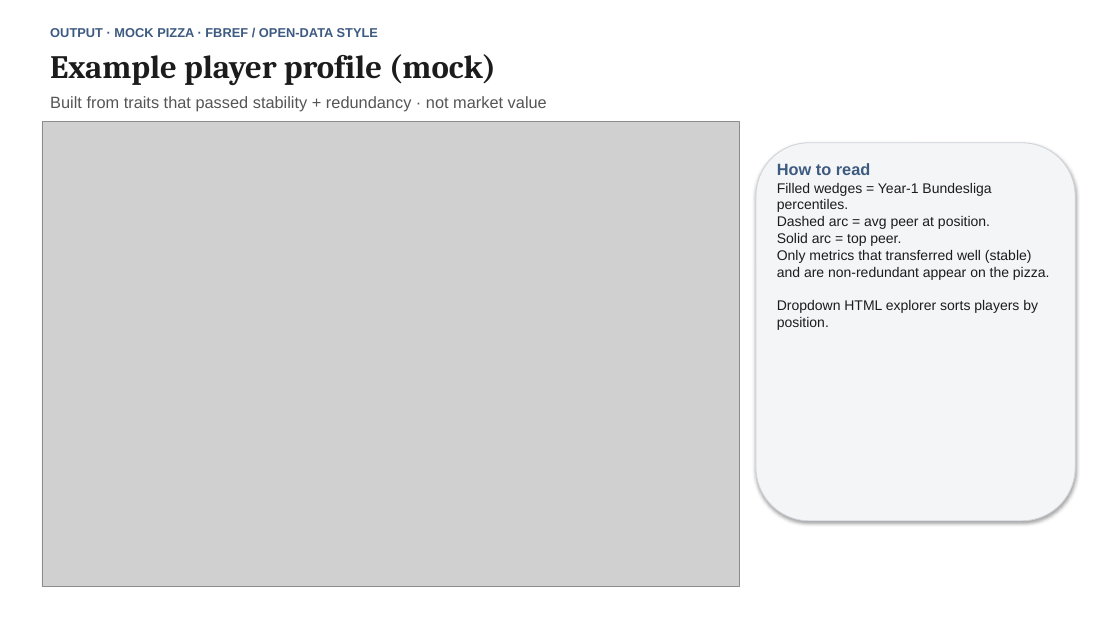
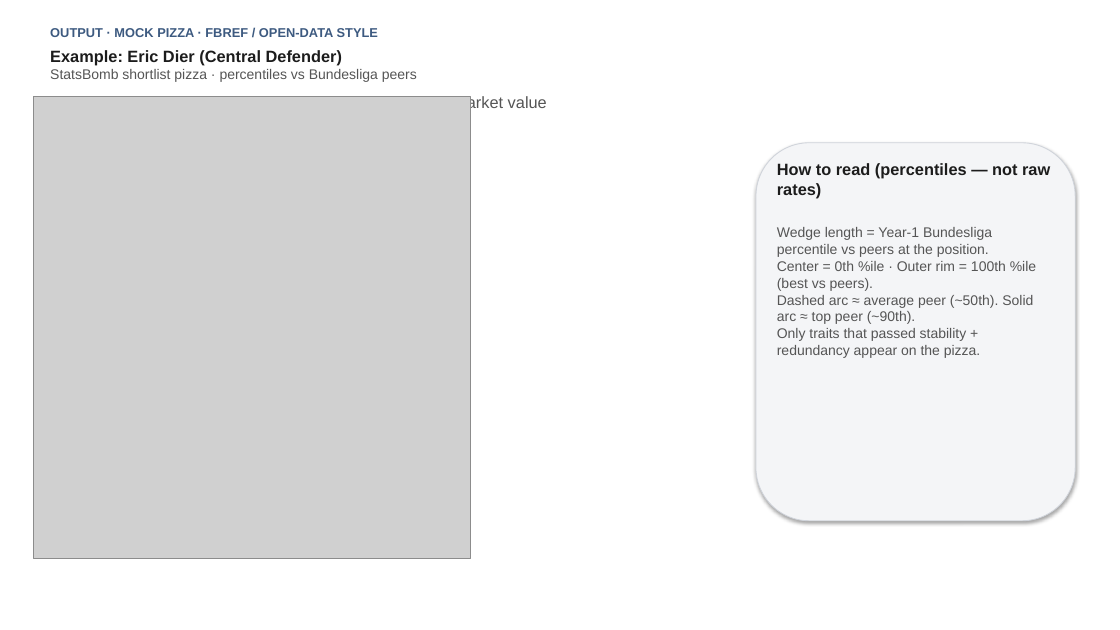
Before and after one commit to colbymorris08/bundesliga-transfer-traits, a slide deck: slide 6 of bundesliga_transfer_traits.pptx (slide 5 before the commit). Drawn at 1120x630 pixels with LibreOffice and Linux fonts; fonts in the diff are those of the drawing; grey boxes stand for pictures. Boxes give left, top, right and bottom in pixels: in the first picture for what was removed or moved away, otherwise in the second. Text is boxed around its words. In the diff, an @@ line names an element or a change of style, - is before the commit and + after.

Commit message:
Clarify tiers vs data sources; add FBref stability status slide; fix pizza percentile scale.

```diff
--- a/bundesliga_transfer_traits.pptx
+++ b/bundesliga_transfer_traits.pptx
@@ text at box(50, 50, 417, 82): text changed; size 28 to 12 pt; font Cambria to Arial; text colour #1C1C1C to #555555; bold off @@
-Example player profile (mock)
+Example: Eric Dier (Central Defender)
+StatsBomb shortlist pizza · percentiles vs Bundesliga peers
@@ picture: place and size @@
-picture at box(42, 122, 739, 586)
+picture at box(34, 97, 471, 559)
@@ text at box(777, 163, 1050, 358): text changed; text colour #1C1C1C to #555555 @@
-How to read
-Filled wedges = Year-1 Bundesliga percentiles.
-Dashed arc = avg peer at position.
-Solid arc = top peer.
-Only metrics that transferred well (stable) and are non-redundant appear on the pizza.
-Dropdown HTML explorer sorts players by position.
+How to read (percentiles — not raw rates)
+Wedge length = Year-1 Bundesliga percentile vs peers at the position.
+Center = 0th %ile · Outer rim = 100th %ile (best vs peers).
+Dashed arc ≈ average peer (~50th). Solid arc ≈ top peer (~90th).
+Only traits that passed stability + redundancy appear on the pizza.
```
Also in this commit, not shown: 1 other slide changed, 1 slide added, 1 other file.
